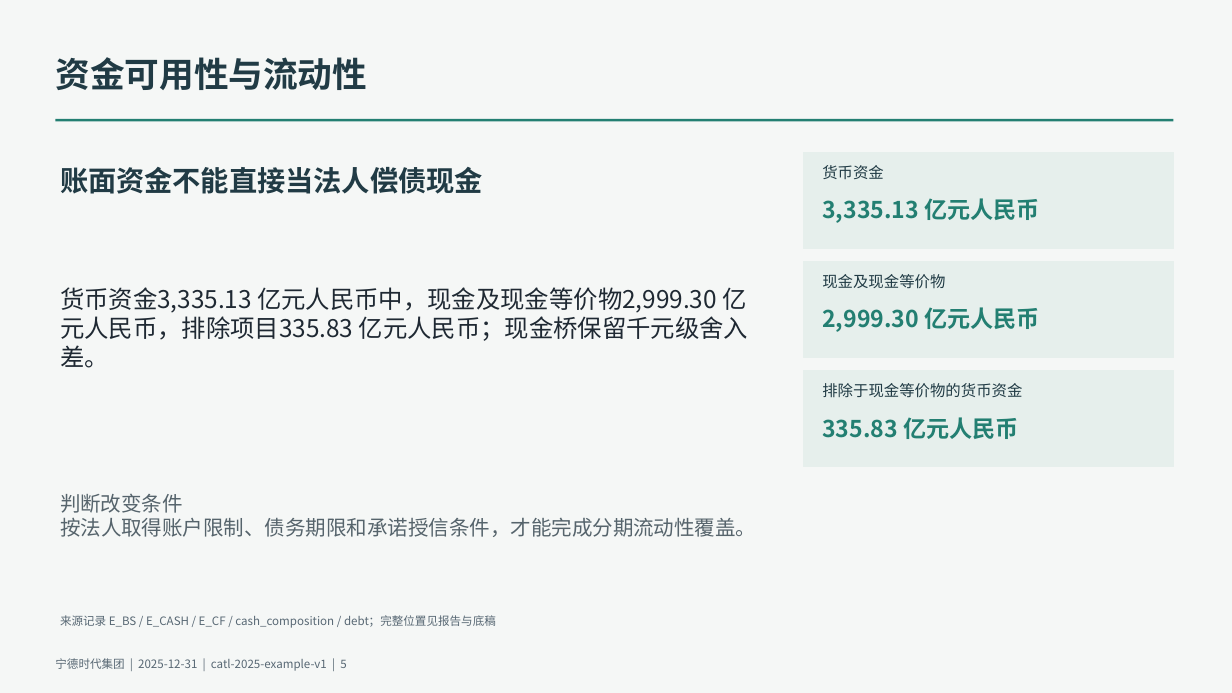
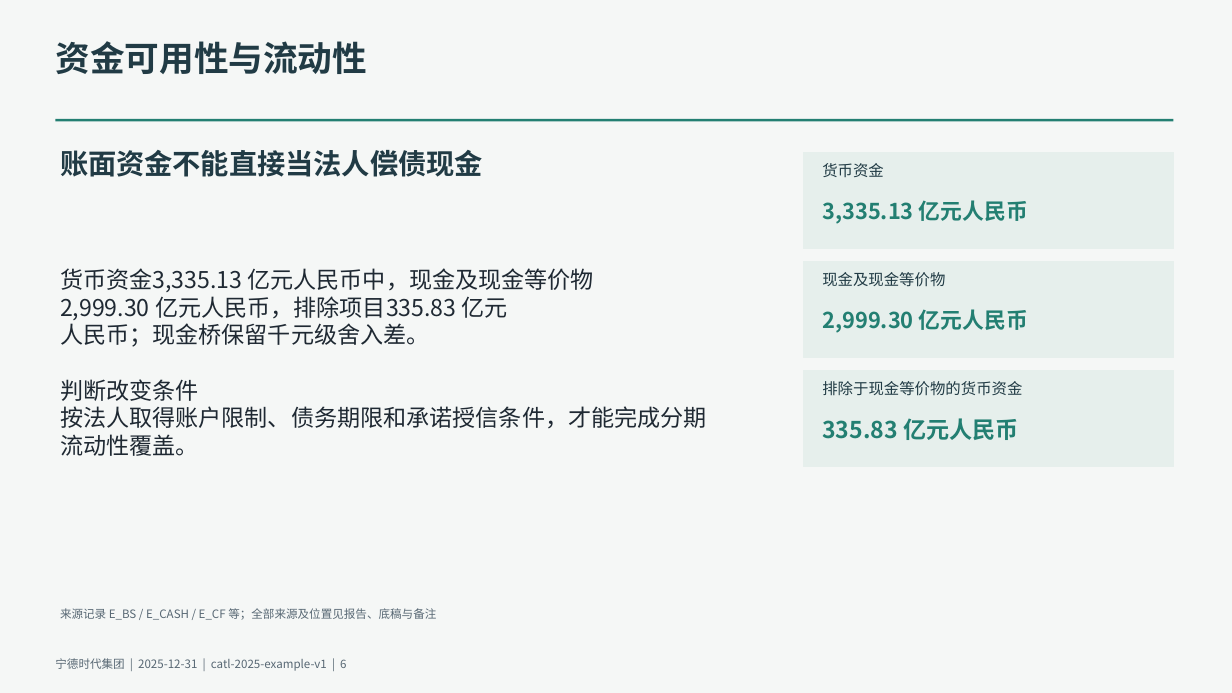
Before and after one commit to qingkongwanli0l/annual-report-analysis, a slide deck: slide 6 of examples/catl-2025/deliverables/presentation.pptx (slide 5 before the commit). Drawn at 1232x693 pixels with LibreOffice and Linux fonts; fonts in the diff are those of the drawing. Boxes give left, top, right and bottom in pixels: in the first picture for what was removed or moved away, otherwise in the second. Text is boxed around its words. In the diff, an @@ line names an element or a change of style, - is before the commit and + after.

```diff
--- a/examples/catl-2025/deliverables/presentation.pptx
+++ b/examples/catl-2025/deliverables/presentation.pptx
@@ text "3,335.13 亿元人民币" at bbox=[822, 200, 1028, 224]: size 18 to 17 pt; vertical alignment middle to top @@
@@ vertical alignment middle to top in 7 elements at bbox=[55, 41, 367, 74], bbox=[822, 272, 945, 287], bbox=[822, 381, 1022, 396], bbox=[822, 163, 884, 177], bbox=[60, 150, 483, 177], bbox=[60, 608, 436, 620], bbox=[60, 268, 707, 456] @@
@@ text at bbox=[60, 268, 707, 456]: text changed; size 19 to 18 pt @@
-货币资金3,335.13 亿元人民币中，现金及现金等价物2,999.30 亿元人民币，排除项目335.83 亿元人民币；现金桥保留千元级舍入差。
+货币资金3,335.13 亿元人民币中，现金及现金等价物
+2,999.30 亿元人民币，排除项目335.83 亿元
+人民币；现金桥保留千元级舍入差。
+判断改变条件
+按法人取得账户限制、债务期限和承诺授信条件，才能完成分期
+流动性覆盖。
@@ text "2,999.30 亿元人民币" at bbox=[822, 309, 1028, 333]: size 18 to 17 pt; vertical alignment middle to top @@
@@ text removed at bbox=[60, 494, 756, 537] @@
-判断改变条件
-按法人取得账户限制、债务期限和承诺授信条件，才能完成分期流动性覆盖。
@@ text at bbox=[60, 608, 436, 620]: text changed @@
-来源记录 E_BS / E_CASH / E_CF / cash_composition / debt；完整位置见报告与底稿
+来源记录 E_BS / E_CASH / E_CF 等；全部来源及位置见报告、底稿与备注
```
Also in this commit, not shown: 8 other slides changed, 1 slide added, 13 other files.
